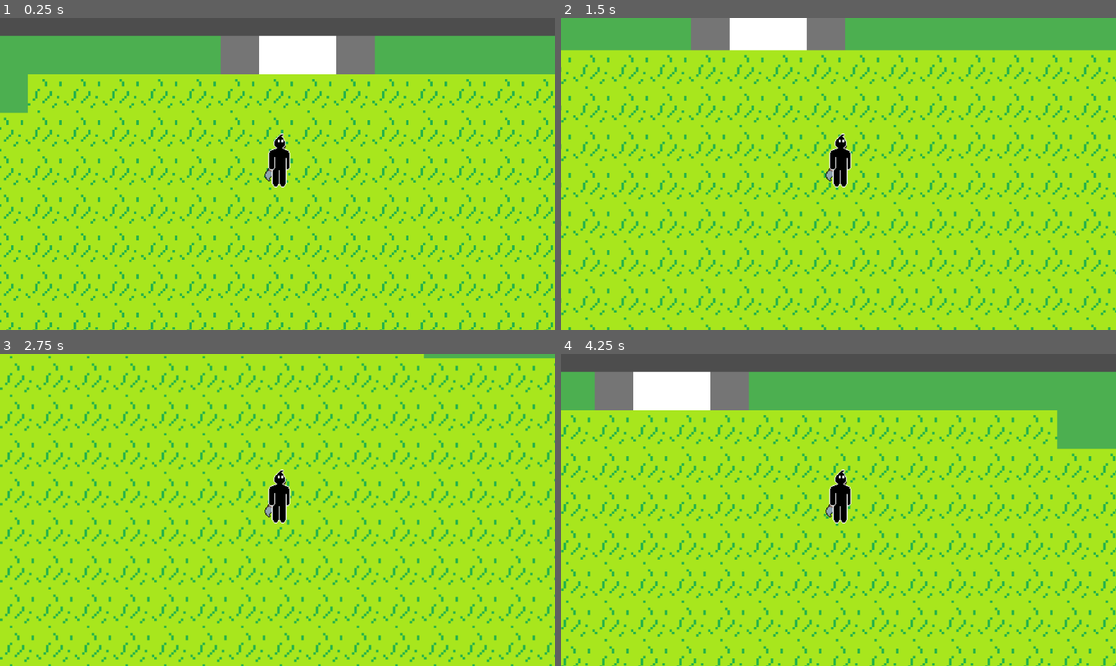
Above: before the commit, frames 1-4 (two rows, left to right).
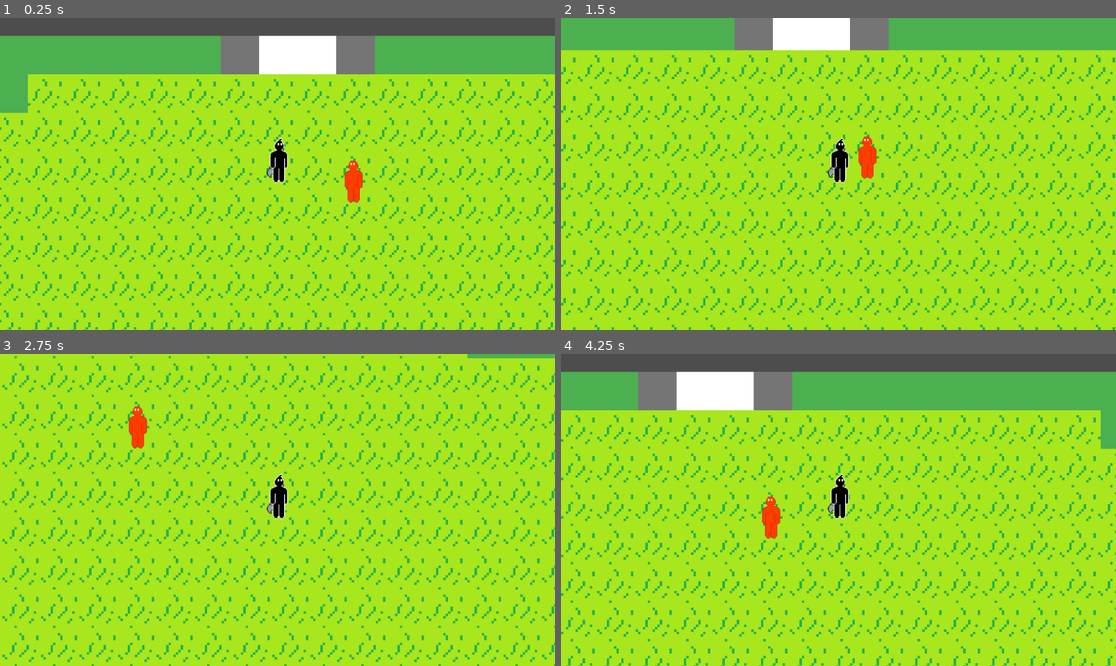
Above: after the commit, the same moments.

Repository: RodrigoAlvys/The-legend-of-Ink
Game: Godot game, scene res://mapas/mapa2.tscn
Same seed, same stepped clock (60 frames per second), same inputs: the game is played once before the commit and once after it. This scene is started directly instead of the project's main scene.
Inputs:
- Up to frame 1 (0.25 s): no input
- Up to frame 2 (1.5 s): tap Enter at 0.5 s; hold Right (ui_right) 0.53-1.28 s; hold E (interact, bound only after the commit) 0.53-1.28 s; hold Down (ui_down) from 1.28 s (still down); tap E (interact, bound only after the commit) at 1.35 s
- Up to frame 3 (2.75 s): release Down (ui_down) at 2.03 s; hold Right (ui_right) from 2.03 s (still down); hold Shift from 2.03 s (still down); tap E (interact, bound only after the commit) at 2.3 s
- Up to frame 4 (4.25 s): release Right (ui_right) at 2.78 s; release Shift at 2.78 s; hold Up (ui_up) 2.78-3.53 s; tap E (interact, bound only after the commit) at 2.85 s; hold Left (ui_left) from 3.53 s (still down); hold E (interact, bound only after the commit) from 3.53 s (still down)

The runs differ from the first frame. In frame 1, 0.6% of the frame differs, in the area x 47-66%, y 36-60%; in frame 2, 22%; in frame 3, 22%, in the area x 0-100%, y 0-100%; in frame 4, 22%.

Commit message:
espalhou npcs no mapa
foram colocados npcs no mapa, para futuramente adicionar diálogo. na pasta de de arte, foram adicionados mochila e baú. no script de jogador, adicionou botão de interação com objetos para implementação de funções futuras

Diff:
--- a/rp-gprojeto/jogador/Player.tscn
+++ b/rp-gprojeto/jogador/Player.tscn
@@ -16,8 +16,12 @@
 
 [node name="Sprite2D" type="Sprite2D" parent="." unique_id=723194389]
 position = Vector2(38.000004, -60.999996)
-scale = Vector2(0.609375, 0.60156244)
+scale = Vector2(0.5, 0.5)
 texture = ExtResource("2_kne1u")
 
 [node name="Camera2D" type="Camera2D" parent="." unique_id=1427208974]
 position = Vector2(39, -33)
+
+[node name="RayCast2D" type="RayCast2D" parent="." unique_id=726319776]
+position = Vector2(39, -32)
+collision_mask = 8
--- a/rp-gprojeto/jogador/character_body_2d.gd
+++ b/rp-gprojeto/jogador/character_body_2d.gd
@@ -2,6 +2,10 @@
 
 const WALK_SPEED = 250.0
 const RUN_SPEED = 500.0
+
+var facing_direction = Vector2.DOWN
+
+@onready var raycast = $RayCast2D
 
 func _physics_process(delta):
 	var direction = Input.get_vector(
@@ -11,6 +15,9 @@
 		"ui_down"
 	)
 
+	if direction != Vector2.ZERO:
+		facing_direction = direction.normalized()
+
 	var speed = WALK_SPEED
 
 	if Input.is_key_pressed(KEY_SHIFT):
@@ -18,3 +25,15 @@
 
 	velocity = direction * speed
 	move_and_slide()
+
+	# Mantém o RayCast apontando para frente
+	raycast.target_position = facing_direction * 64
+
+
+func _input(event):
+	if event.is_action_pressed("interact"):
+		if raycast.is_colliding():
+			var obj = raycast.get_collider()
+
+			if obj.has_method("interact"):
+				obj.interact()
--- a/rp-gprojeto/mapas/mapa1.tscn
+++ b/rp-gprojeto/mapas/mapa1.tscn
@@ -5,6 +5,7 @@
 [ext_resource type="PackedScene" uid="uid://gc8ppb38pjih" path="res://jogador/Player.tscn" id="2_2k3q6"]
 [ext_resource type="Script" uid="uid://dotk4iuvqhbqu" path="res://mapas/portas.gd" id="4_4iet1"]
 [ext_resource type="Script" uid="uid://dxjwaun3d2qp0" path="res://mapas/mapamarker.gd" id="5_8xejp"]
+[ext_resource type="Texture2D" uid="uid://caop3mfnw8o2u" path="res://arte/sprites/roxo.png" id="6_12toi"]
 
 [sub_resource type="TileSetAtlasSource" id="TileSetAtlasSource_2k3q6"]
 texture = ExtResource("1_7pacf")
@@ -37,6 +38,9 @@
 [sub_resource type="RectangleShape2D" id="RectangleShape2D_jnqah"]
 size = Vector2(245, 36)
 
+[sub_resource type="RectangleShape2D" id="RectangleShape2D_dvs42"]
+size = Vector2(64, 64)
+
 [node name="Mapa1" type="Node2D" unique_id=1852228254]
 script = ExtResource("1_4iet1")
 
@@ -44,9 +48,6 @@
 position = Vector2(1, 0)
 tile_map_data = PackedByteArray("AAABAAAAAAABAAAAAAABAAEAAAABAAAAAAACAAEAAAABAAAAAAADAAEAAAABAAAAAAAEAAEAAAABAAEAAAAEAA …(10480 unchanged characters)…
 tile_set = SubResource("TileSet_4hgir")
-
-[node name="CharacterBody2D" parent="." unique_id=1566683655 instance=ExtResource("2_2k3q6")]
-position = Vector2(1, 1)
 
 [node name="PortaParaMapa2" type="Area2D" parent="." unique_id=1929452527]
 collision_layer = 4
@@ -62,6 +63,26 @@
 [node name="Spawns" type="Node2D" parent="." unique_id=23000458]
 
 [node name="EntradaMapa2" type="Marker2D" parent="Spawns" unique_id=1802760491 groups=["spawn_points"]]
-position = Vector2(-840, 1200)
+position = Vector2(-876, 1213)
 script = ExtResource("5_8xejp")
 spawn_id = &"EntradaMapa2"
+
+[node name="Entidades" type="Node2D" parent="." unique_id=2061388903]
+y_sort_enabled = true
+position = Vector2(1, 0)
+
+[node name="CharacterBody2D" parent="Entidades" unique_id=1566683655 instance=ExtResource("2_2k3q6")]
+position = Vector2(0, 1)
+
+[node name="Roxo" type="CharacterBody2D" parent="Entidades" unique_id=1025481110]
+position = Vector2(939, 5)
+
+[node name="Sprite2D" type="Sprite2D" parent="Entidades/Roxo" unique_id=553023362]
+position = Vector2(0, -25)
+scale = Vector2(0.5, 0.5)
+texture = ExtResource("6_12toi")
+
+[node name="CollisionShape2D" type="CollisionShape2D" parent="Entidades/Roxo" unique_id=1377900611]
+light_mask = 0
+visibility_layer = 9
+shape = SubResource("RectangleShape2D_dvs42")
--- a/rp-gprojeto/mapas/mapa2.tscn
+++ b/rp-gprojeto/mapas/mapa2.tscn
@@ -5,6 +5,10 @@
 [ext_resource type="PackedScene" uid="uid://gc8ppb38pjih" path="res://jogador/Player.tscn" id="2_wktb5"]
 [ext_resource type="Script" uid="uid://dotk4iuvqhbqu" path="res://mapas/portas.gd" id="4_o010f"]
 [ext_resource type="Script" uid="uid://dxjwaun3d2qp0" path="res://mapas/mapamarker.gd" id="5_5fbls"]
+[ext_resource type="Texture2D" uid="uid://cj6rcqbumlon8" path="res://arte/sprites/vermelho.png" id="6_e2svy"]
+[ext_resource type="Texture2D" uid="uid://qegp1ksdg731" path="res://arte/sprites/cinza.png" id="7_t6otu"]
+[ext_resource type="Texture2D" uid="uid://bm4srdtrlyofj" path="res://arte/sprites/azul.png" id="8_aeyf8"]
+[ext_resource type="Texture2D" uid="uid://cpqhd4ach2g66" path="res://arte/sprites/verde.png" id="9_yogvm"]
 
 [sub_resource type="TileSetAtlasSource" id="TileSetAtlasSource_wktb5"]
 texture = ExtResource("1_hlfx6")
@@ -43,6 +47,9 @@
 [sub_resource type="RectangleShape2D" id="RectangleShape2D_c2bec"]
 size = Vector2(22, 1140)
 
+[sub_resource type="RectangleShape2D" id="RectangleShape2D_5fbls"]
+size = Vector2(64, 64)
+
 [node name="Mapa2" type="Node2D" unique_id=360505923]
 script = ExtResource("1_o010f")
 metadata/_edit_vertical_guides_ = [-1615.0]
@@ -51,8 +58,6 @@
 position = Vector2(1, 0)
 tile_map_data = PackedByteArray("AAD///z/AAABAAEAAAACAPz/AAABAAEAAAAAAPz/AAAEAAEAAAABAPz/AAAEAAEAAAD+//z/AAAAAAEAAAD9// …(48768 unchanged characters)…
 tile_set = SubResource("TileSet_plfwb")
-
-[node name="CharacterBody2D" parent="." unique_id=1566683655 instance=ExtResource("2_wktb5")]
 
 [node name="PortaParaMapa1" type="Area2D" parent="." unique_id=808498193]
 collision_layer = 4
@@ -91,16 +96,78 @@
 [node name="Spawns" type="Node2D" parent="." unique_id=1659503052]
 
 [node name="EntradaMapa1" type="Marker2D" parent="Spawns" unique_id=1017249687 groups=["spawn_points"]]
-position = Vector2(83, -155)
+position = Vector2(38, -166)
 script = ExtResource("5_5fbls")
 spawn_id = &"EntradaMapa1"
 
 [node name="EntradaMapa3" type="Marker2D" parent="Spawns" unique_id=1735385666 groups=["spawn_points"]]
-position = Vector2(606, 1025)
+position = Vector2(580, 982)
 script = ExtResource("5_5fbls")
 spawn_id = &"EntradaMapa3"
 
 [node name="EntradaMapa4" type="Marker2D" parent="Spawns" unique_id=1497766857 groups=["spawn_points"]]
-position = Vector2(-1093, 555)
+position = Vector2(-1133, 574)
 script = ExtResource("5_5fbls")
 spawn_id = &"EntradaMapa4"
+
+[node name="Entidades" type="Node2D" parent="." unique_id=247407490]
+y_sort_enabled = true
+position = Vector2(1, 0)
+
+[node name="CharacterBody2D" parent="Entidades" unique_id=1566683655 instance=ExtResource("2_wktb5")]
+position = Vector2(-1, 0)
+
+[node name="Vermelho" type="CharacterBody2D" parent="Entidades" unique_id=1029568367]
+position = Vector2(200, 5)
+
+[node name="Sprite2D" type="Sprite2D" parent="Entidades/Vermelho" unique_id=1084230909]
+position = Vector2(0, -25)
+scale = Vector2(0.5, 0.5)
+texture = ExtResource("6_e2svy")
+flip_h = true
+
+[node name="CollisionShape2D" type="CollisionShape2D" parent="Entidades/Vermelho" unique_id=1038830539]
+light_mask = 0
+visibility_layer = 9
+shape = SubResource("RectangleShape2D_5fbls")
+
+[node name="Cinza" type="CharacterBody2D" parent="Entidades" unique_id=586501087]
+position = Vector2(200, 1000)
+
+[node name="Sprite2D" type="Sprite2D" parent="Entidades/Cinza" unique_id=63692173]
+position = Vector2(0, -25)
+scale = Vector2(0.5, 0.5)
+texture = ExtResource("7_t6otu")
+flip_h = true
+
+[node name="CollisionShape2D" type="CollisionShape2D" parent="Entidades/Cinza" unique_id=1278679554]
+light_mask = 0
+visibility_layer = 9
+shape = SubResource("RectangleShape2D_5fbls")
+
+[node name="Azul" type="CharacterBody2D" parent="Entidades" unique_id=616731106]
+position = Vector2(1000, 4100)
+
+[node name="Sprite2D" type="Sprite2D" parent="Entidades/Azul" unique_id=728710992]
+position = Vector2(0, -25)
+scale = Vector2(0.5, 0.5)
+texture = ExtResource("8_aeyf8")
+flip_h = true
+
+[node name="CollisionShape2D" type="CollisionShape2D" parent="Entidades/Azul" unique_id=2039151601]
+light_mask = 0
+visibility_layer = 9
+shape = SubResource("RectangleShape2D_5fbls")
+
+[node name="Verde" type="CharacterBody2D" parent="Entidades" unique_id=1283431968]
+position = Vector2(-500, 1100)
+
+[node name="Sprite2D" type="Sprite2D" parent="Entidades/Verde" unique_id=2534703]
+position = Vector2(0, -25)
+scale = Vector2(0.5, 0.5)
+texture = ExtResource("9_yogvm")
+
+[node name="CollisionShape2D" type="CollisionShape2D" parent="Entidades/Verde" unique_id=645036950]
+light_mask = 0
+visibility_layer = 9
+shape = SubResource("RectangleShape2D_5fbls")
--- a/rp-gprojeto/mapas/mapa3.tscn
+++ b/rp-gprojeto/mapas/mapa3.tscn
@@ -5,6 +5,9 @@
 [ext_resource type="PackedScene" uid="uid://gc8ppb38pjih" path="res://jogador/Player.tscn" id="2_bc21d"]
 [ext_resource type="Script" uid="uid://dotk4iuvqhbqu" path="res://mapas/portas.gd" id="4_dw4op"]
 [ext_resource type="Script" uid="uid://dxjwaun3d2qp0" path="res://mapas/mapamarker.gd" id="5_dw4op"]
+[ext_resource type="Texture2D" uid="uid://cl3ygxusb3ed3" path="res://arte/sprites/amarelo.png" id="6_a1nll"]
+[ext_resource type="Texture2D" uid="uid://bjw8673vmc1h4" path="res://arte/sprites/ciano.png" id="7_dxu7r"]
+[ext_resource type="Texture2D" uid="uid://dvql0refv06yu" path="res://arte/sprites/rosa.png" id="8_qp1pb"]
 
 [sub_resource type="TileSetAtlasSource" id="TileSetAtlasSource_gj8nn"]
 texture = ExtResource("1_swxvy")
@@ -35,18 +38,18 @@
 sources/0 = SubResource("TileSetAtlasSource_gj8nn")
 
 [sub_resource type="RectangleShape2D" id="RectangleShape2D_dw4op"]
-size = Vector2(175, 21)
+size = Vector2(167, 13.5)
+
+[sub_resource type="RectangleShape2D" id="RectangleShape2D_vpvka"]
+size = Vector2(64, 64)
 
 [node name="Mapa3" type="Node2D" unique_id=1854331688]
 script = ExtResource("1_gj8nn")
 
 [node name="TileMapLayer" type="TileMapLayer" parent="." unique_id=966550447]
-position = Vector2(1, 0)
+position = Vector2(2, 0)
 tile_map_data = PackedByteArray("AAD6//r/AAADAAAAAAD6//v/AAADAAAAAAD6//z/AAADAAAAAAD6//3/AAADAAAAAAD6//7/AAADAAAAAAD6// …(3616 unchanged characters)…
 tile_set = SubResource("TileSet_dw4op")
-
-[node name="CharacterBody2D" parent="." unique_id=1566683655 instance=ExtResource("2_bc21d")]
-position = Vector2(37, -113)
 
 [node name="PortaParaMapa2" type="Area2D" parent="." unique_id=341808387]
 collision_layer = 4
@@ -56,12 +59,60 @@
 spawn_id_saida = &"EntradaMapa3"
 
 [node name="CollisionShape2D" type="CollisionShape2D" parent="PortaParaMapa2" unique_id=1366236750]
-position = Vector2(-234.5, 238.5)
+position = Vector2(-238, 236.75)
 shape = SubResource("RectangleShape2D_dw4op")
 
 [node name="Spawns" type="Node2D" parent="." unique_id=682226202]
-position = Vector2(-240, 179)
+position = Vector2(-276, 203)
 
 [node name="EntradaMapa2" type="Marker2D" parent="Spawns" unique_id=1866103272 groups=["spawn_points"]]
 script = ExtResource("5_dw4op")
 spawn_id = &"EntradaMapa2"
+
+[node name="Entidades" type="Node2D" parent="." unique_id=1328902533]
+y_sort_enabled = true
+position = Vector2(1, 0)
+
+[node name="CharacterBody2D" parent="Entidades" unique_id=1566683655 instance=ExtResource("2_bc21d")]
+y_sort_enabled = true
+position = Vector2(36, -113)
+
+[node name="AmareloLoja" type="CharacterBody2D" parent="Entidades" unique_id=944656226]
+position = Vector2(500, -400)
+
+[node name="Sprite2D" type="Sprite2D" parent="Entidades/AmareloLoja" unique_id=1496036710]
+position = Vector2(0, -25)
+scale = Vector2(0.5, 0.5)
+texture = ExtResource("6_a1nll")
+flip_h = true
+
+[node name="CollisionShape2D" type="CollisionShape2D" parent="Entidades/AmareloLoja" unique_id=1160640080]
+light_mask = 0
+visibility_layer = 9
+shape = SubResource("RectangleShape2D_vpvka")
+
+[node name="Ciano" type="CharacterBody2D" parent="Entidades" unique_id=1491380014]
+
+[node name="Sprite2D" type="Sprite2D" parent="Entidades/Ciano" unique_id=918886832]
+position = Vector2(0, -25)
+scale = Vector2(0.5, 0.5)
+texture = ExtResource("7_dxu7r")
+
+[node name="CollisionShape2D" type="CollisionShape2D" parent="Entidades/Ciano" unique_id=1579174053]
+light_mask = 0
+visibility_layer = 9
+shape = SubResource("RectangleShape2D_vpvka")
+
+[node name="Rosa" type="CharacterBody2D" parent="Entidades" unique_id=14263599]
+position = Vector2(500, 0)
+
+[node name="Sprite2D" type="Sprite2D" parent="Entidades/Rosa" unique_id=2053328696]
+position = Vector2(0, -25)
+scale = Vector2(0.5, 0.5)
+texture = ExtResource("8_qp1pb")
+flip_h = true
+
+[node name="CollisionShape2D" type="CollisionShape2D" parent="Entidades/Rosa" unique_id=479185919]
+light_mask = 0
+visibility_layer = 9
+shape = SubResource("RectangleShape2D_vpvka")
--- a/rp-gprojeto/mapas/mapa4.tscn
+++ b/rp-gprojeto/mapas/mapa4.tscn
@@ -5,6 +5,7 @@
 [ext_resource type="PackedScene" uid="uid://gc8ppb38pjih" path="res://jogador/Player.tscn" id="2_txu65"]
 [ext_resource type="Script" uid="uid://dotk4iuvqhbqu" path="res://mapas/portas.gd" id="4_8tlp6"]
 [ext_resource type="Script" uid="uid://dxjwaun3d2qp0" path="res://mapas/mapamarker.gd" id="5_8tlp6"]
+[ext_resource type="Texture2D" uid="uid://dlcdc21f5aosx" path="res://arte/sprites/laranja.png" id="6_wsvxn"]
 
 [sub_resource type="TileSetAtlasSource" id="TileSetAtlasSource_12j2a"]
 texture = ExtResource("1_8nq53")
@@ -40,6 +41,9 @@
 [sub_resource type="RectangleShape2D" id="RectangleShape2D_154gr"]
 size = Vector2(284, 31)
 
+[sub_resource type="RectangleShape2D" id="RectangleShape2D_dfew4"]
+size = Vector2(64, 64)
+
 [node name="Mapa4" type="Node2D" unique_id=725789961]
 script = ExtResource("1_2jfwo")
 
@@ -47,9 +51,6 @@
 position = Vector2(1, 0)
 tile_map_data = PackedByteArray("AAD3//3/AAAAAAAAAAD3//7/AAAAAAAAAAD3////AAAAAAAAAAD3/wAAAAAAAAAAAAD3/wEAAAAAAAAAAAD3/w …(68176 unchanged characters)…
 tile_set = SubResource("TileSet_27id7")
-
-[node name="CharacterBody2D" parent="." unique_id=1566683655 instance=ExtResource("2_txu65")]
-position = Vector2(666, 37)
 
 [node name="PortaParaMapa2" type="Area2D" parent="." unique_id=339740623]
 collision_layer = 4
@@ -82,6 +83,26 @@
 spawn_id = &"EntradaMapa2"
 
 [node name="EntradaMapa5" type="Marker2D" parent="Spawns" unique_id=587576216 groups=["spawn_points"]]
-position = Vector2(-3309, -2545)
+position = Vector2(-3361, -2610)
 script = ExtResource("5_8tlp6")
 spawn_id = &"EntradaMapa5"
+
+[node name="Entidades" type="Node2D" parent="." unique_id=678569984]
+position = Vector2(1, 0)
+
+[node name="CharacterBody2D" parent="Entidades" unique_id=1566683655 instance=ExtResource("2_txu65")]
+position = Vector2(665, 37)
+
+[node name="Laranja" type="CharacterBody2D" parent="Entidades" unique_id=2057744027]
+position = Vector2(458, 5)
+
+[node name="Sprite2D" type="Sprite2D" parent="Entidades/Laranja" unique_id=1925617461]
+position = Vector2(0, -25)
+scale = Vector2(0.5, 0.5)
+texture = ExtResource("6_wsvxn")
+flip_h = true
+
+[node name="CollisionShape2D" type="CollisionShape2D" parent="Entidades/Laranja" unique_id=2063305614]
+light_mask = 0
+visibility_layer = 9
+shape = SubResource("RectangleShape2D_dfew4")
--- a/rp-gprojeto/mapas/mapa5.tscn
+++ b/rp-gprojeto/mapas/mapa5.tscn
@@ -45,9 +45,6 @@
 tile_map_data = PackedByteArray("AADd//D/AAABAAEAAADe/+//AAABAAAAAADe//D/AAABAAAAAADe//H/AAABAAEAAADf/+3/AAABAAAAAADf/+ …(74416 unchanged characters)…
 tile_set = SubResource("TileSet_lkfwb")
 
-[node name="CharacterBody2D" parent="." unique_id=1566683655 instance=ExtResource("2_mub02")]
-position = Vector2(-2, -114)
-
 [node name="PortaParaMapa4" type="Area2D" parent="." unique_id=46565903]
 collision_layer = 4
 collision_mask = 2
@@ -60,8 +57,15 @@
 shape = SubResource("RectangleShape2D_wrty4")
 
 [node name="Spawns" type="Node2D" parent="." unique_id=396963272]
+position = Vector2(2, 4)
 
 [node name="EntradaMapa4" type="Marker2D" parent="Spawns" unique_id=1274567932 groups=["spawn_points"]]
-position = Vector2(42, -18)
+position = Vector2(6, 27)
 script = ExtResource("5_lkfwb")
 spawn_id = &"EntradaMapa4"
+
+[node name="Entidades" type="Node2D" parent="." unique_id=810357186]
+y_sort_enabled = true
+
+[node name="CharacterBody2D" parent="Entidades" unique_id=1566683655 instance=ExtResource("2_mub02")]
+position = Vector2(-2, -114)
--- a/rp-gprojeto/project.godot
+++ b/rp-gprojeto/project.godot
@@ -13,7 +13,7 @@
 config/name="RPGprojeto"
 run/main_scene="uid://cxuicy3enaswt"
 config/features=PackedStringArray("4.6", "Forward Plus")
-config/icon="res://icon.svg"
+config/icon="uid://buepp47nusabb"
 
 [autoload]
 
@@ -24,6 +24,46 @@
 
 player=""
 spawn_points=""
+
+[input]
+
+ui_left={
+"deadzone": 0.5,
+"events": [Object(InputEventKey,"resource_local_to_scene":false,"resource_name":"","device":0,"window_id":0,"alt_pressed":false,"shift_pressed":false,"ctrl_pressed":false,"meta_pressed":false,"pressed":false,"keycode":4194319,"physical_keycode":0,"key_label":0,"unicode":0,"location":0,"echo":false,"script":null)
+, Object(InputEventJoypadButton,"resource_local_to_scene":false,"resource_name":"","device":-1,"button_index":13,"pressure":0.0,"pressed":false,"script":null)
+, Object(InputEventJoypadMotion,"resource_local_to_scene":false,"resource_name":"","device":-1,"axis":0,"axis_value":-1.0,"script":null)
+, Object(InputEventKey,"resource_local_to_scene":false,"resource_name":"","device":-1,"window_id":0,"alt_pressed":false,"shift_pressed":false,"ctrl_pressed":false,"meta_pressed":false,"pressed":false,"keycode":0,"physical_keycode":65,"key_label":0,"unicode":97,"location":0,"echo":false,"script":null)
+]
+}
+ui_right={
+"deadzone": 0.5,
+"events": [Object(InputEventKey,"resource_local_to_scene":false,"resource_name":"","device":0,"window_id":0,"alt_pressed":false,"shift_pressed":false,"ctrl_pressed":false,"meta_pressed":false,"pressed":false,"keycode":4194321,"physical_keycode":0,"key_label":0,"unicode":0,"location":0,"echo":false,"script":null)
+, Object(InputEventJoypadButton,"resource_local_to_scene":false,"resource_name":"","device":-1,"button_index":14,"pressure":0.0,"pressed":false,"script":null)
+, Object(InputEventJoypadMotion,"resource_local_to_scene":false,"resource_name":"","device":-1,"axis":0,"axis_value":1.0,"script":null)
+, Object(InputEventKey,"resource_local_to_scene":false,"resource_name":"","device":-1,"window_id":0,"alt_pressed":false,"shift_pressed":false,"ctrl_pressed":false,"meta_pressed":false,"pressed":false,"keycode":0,"physical_keycode":68,"key_label":0,"unicode":100,"location":0,"echo":false,"script":null)
+]
+}
+ui_up={
+"deadzone": 0.5,
+"events": [Object(InputEventKey,"resource_local_to_scene":false,"resource_name":"","device":0,"window_id":0,"alt_pressed":false,"shift_pressed":false,"ctrl_pressed":false,"meta_pressed":false,"pressed":false,"keycode":4194320,"physical_keycode":0,"key_label":0,"unicode":0,"location":0,"echo":false,"script":null)
+, Object(InputEventJoypadButton,"resource_local_to_scene":false,"resource_name":"","device":-1,"button_index":11,"pressure":0.0,"pressed":false,"script":null)
+, Object(InputEventJoypadMotion,"resource_local_to_scene":false,"resource_name":"","device":-1,"axis":1,"axis_value":-1.0,"script":null)
+, Object(InputEventKey,"resource_local_to_scene":false,"resource_name":"","device":-1,"window_id":0,"alt_pressed":false,"shift_pressed":false,"ctrl_pressed":false,"meta_pressed":false,"pressed":false,"keycode":0,"physical_keycode":87,"key_label":0,"unicode":119,"location":0,"echo":false,"script":null)
+]
+}
+ui_down={
+"deadzone": 0.5,
+"events": [Object(InputEventKey,"resource_local_to_scene":false,"resource_name":"","device":0,"window_id":0,"alt_pressed":false,"shift_pressed":false,"ctrl_pressed":false,"meta_pressed":false,"pressed":false,"keycode":4194322,"physical_keycode":0,"key_label":0,"unicode":0,"location":0,"echo":false,"script":null)
+, Object(InputEventJoypadButton,"resource_local_to_scene":false,"resource_name":"","device":-1,"button_index":12,"pressure":0.0,"pressed":false,"script":null)
+, Object(InputEventJoypadMotion,"resource_local_to_scene":false,"resource_name":"","device":-1,"axis":1,"axis_value":1.0,"script":null)
+, Object(InputEventKey,"resource_local_to_scene":false,"resource_name":"","device":-1,"window_id":0,"alt_pressed":false,"shift_pressed":false,"ctrl_pressed":false,"meta_pressed":false,"pressed":false,"keycode":0,"physical_keycode":83,"key_label":0,"unicode":115,"location":0,"echo":false,"script":null)
+]
+}
+interact={
+"deadzone": 0.2,
+"events": [Object(InputEventKey,"resource_local_to_scene":false,"resource_name":"","device":0,"window_id":0,"alt_pressed":false,"shift_pressed":false,"ctrl_pressed":false,"meta_pressed":false,"pressed":false,"keycode":0,"physical_keycode":69,"key_label":0,"unicode":0,"location":0,"echo":false,"script":null)
+]
+}
 
 [layer_names]
 
Binary file added: rp-gprojeto/arte/icon.png
Not shown, added: rp-gprojeto/arte/icon.png.import
Binary file added: rp-gprojeto/arte/objetos/bau1.png
Not shown, added: rp-gprojeto/arte/objetos/bau1.png.import
Binary file added: rp-gprojeto/arte/objetos/bau2.png
Not shown, added: rp-gprojeto/arte/objetos/bau2.png.import
Binary file added: rp-gprojeto/arte/objetos/mochila.png
Not shown, added: rp-gprojeto/arte/objetos/mochila.png.import
Renamed: rp-gprojeto/canvas_layer.gd -> rp-gprojeto/scripts/canvas_layer.gd
Renamed: rp-gprojeto/canvas_layer.gd.uid -> rp-gprojeto/scripts/canvas_layer.gd.uid
